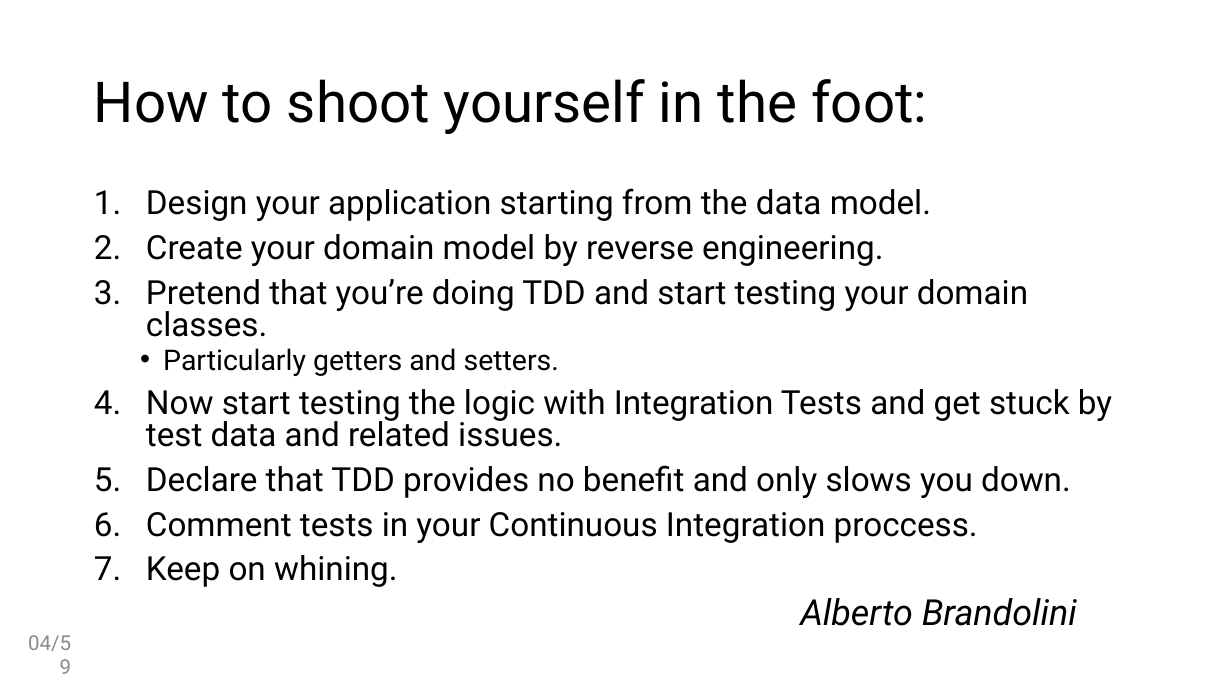
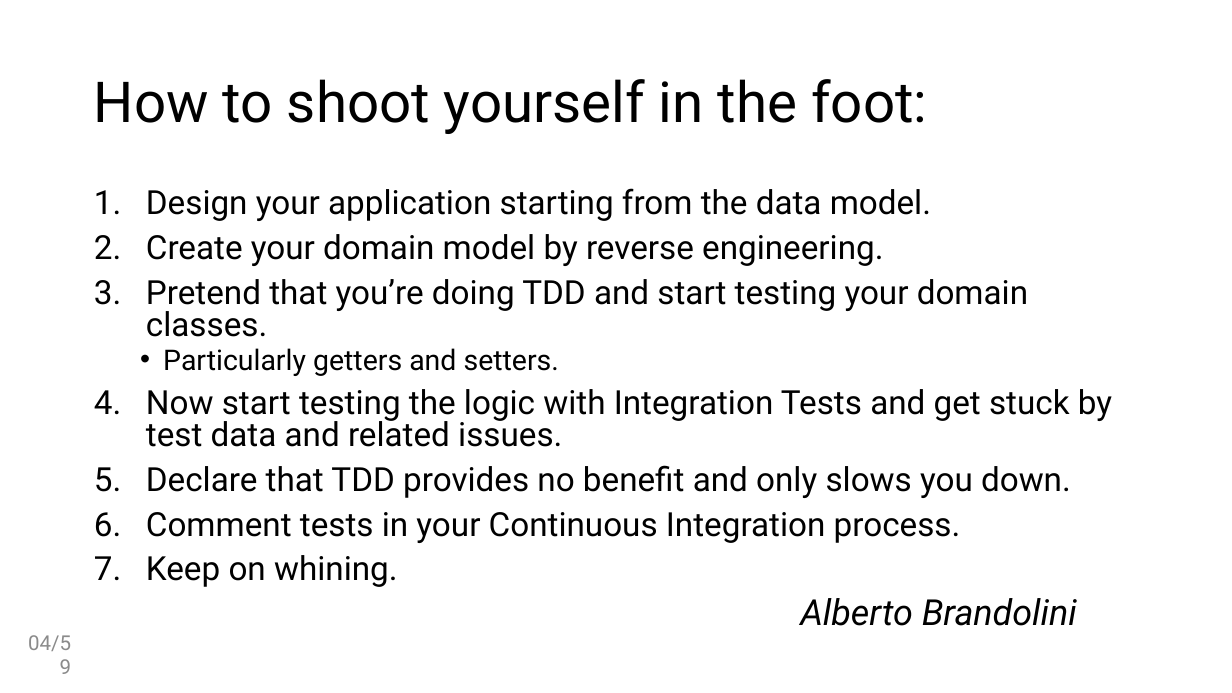
Before and after one commit to ivanpaulovich/betsson-meetup-ddd-tdd, a slide deck: slide 4 of Building Rich Domain Models with DDD and TDD - Ivan Paulovich - Betsson.pptx. Drawn at 1232x693 pixels with LibreOffice and Linux fonts; fonts in the diff are those of the drawing. Boxes give left, top, right and bottom in pixels: in the first picture for what was removed or moved away, otherwise in the second. Text is boxed around its words. In the diff, an @@ line names an element or a change of style, - is before the commit and + after.

Commit message:
review

```diff
--- a/Building Rich Domain Models with DDD and TDD - Ivan Paulovich - Betsson.pptx
+++ b/Building Rich Domain Models with DDD and TDD - Ivan Paulovich - Betsson.pptx
@@ text at <box>146,512,961,543</box>: text changed @@
-6. Comment tests in your Continuous Integration proccess.
+6. Comment tests in your Continuous Integration process.
```
